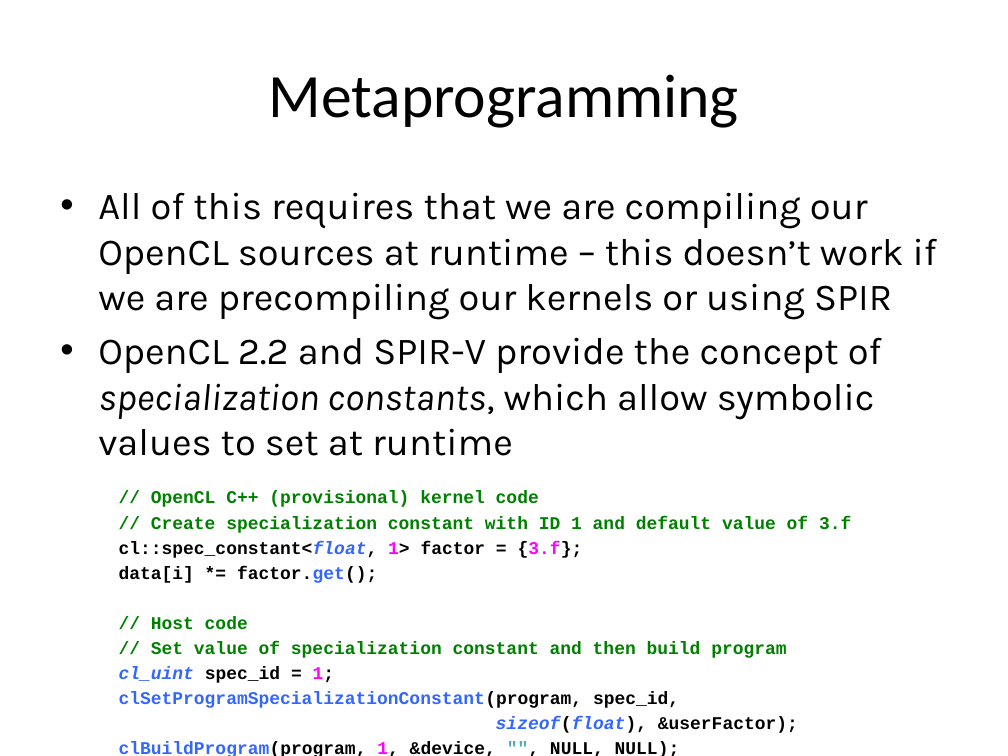
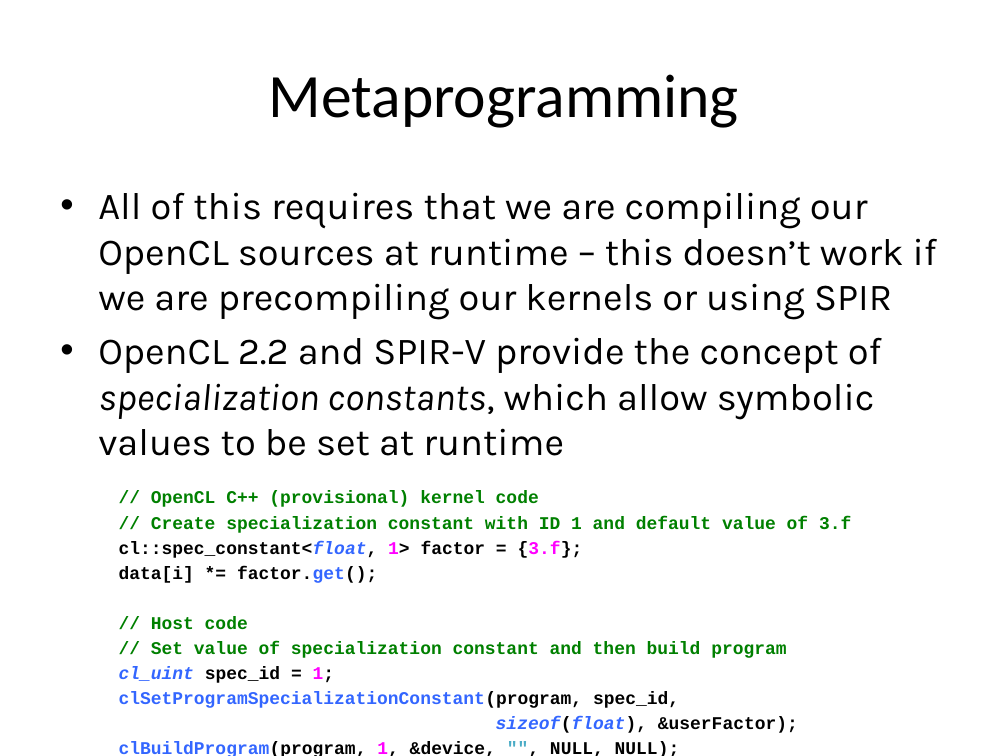
Before and after one commit to UoB-HPC/opencl-training-code, a slide deck: slide 21 of slides/advanced_part2.pptx. Drawn at 1008x756 pixels with LibreOffice and Linux fonts; fonts in the diff are those of the drawing. Boxes give left, top, right and bottom in pixels: in the first picture for what was removed or moved away, otherwise in the second. Text is boxed around its words. In the diff, an @@ line names an element or a change of style, - is before the commit and + after.

Commit message:
More minor fixes

```diff
--- a/slides/advanced_part2.pptx
+++ b/slides/advanced_part2.pptx
@@ text at [98, 337, 882, 456]: text changed @@
-• OpenCL 2.2 and SPIR-V provide the concept of specialization constants, which allow symbolic values to set at runtime
+• OpenCL 2.2 and SPIR-V provide the concept of specialization constants, which allow symbolic values to be set at runtime
```
Also in this commit, not shown: 1 other slide changed.
